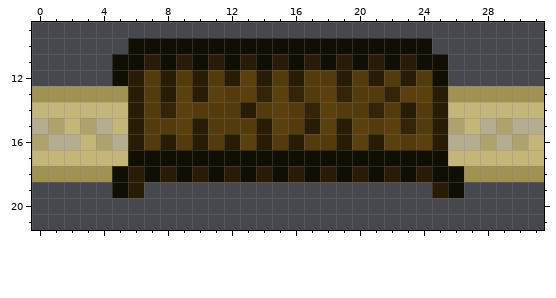
Pixel-art sprite: Assets/Sprites/bridge_horizontal.png. Above, as it was before the edit.
The file is 32x32 pixels. Shown: x 0..31, y 9..21.
New version:
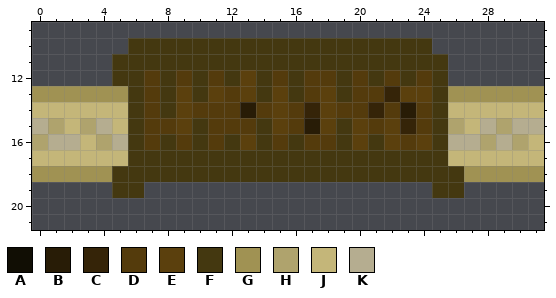
Palette (. is transparent): A #110e04  B #281c06  C #352408  D #543b0c  E #5b400d  F #443810  G #a09253  H #afa36d  J #c4b679  K #b5ad90
The exact change:
y 10: x 6..24 AAAAAAAAAAAAAAAAAAA -> FFFFFFFFFFFFFFFFFFF
y 11: x 5..25 AABABABABABABABABABAA -> FFFFFFFFFFFFFFFFFFFFF
y 12: x 5..6 AB -> FF; x 8 B -> F; x 10 B -> F; x 12 B -> F; x 14 B -> F; x 16 B -> F; x 19 B -> F; x 21 B -> F; x 23 B -> F; x 25 A -> F
y 13: x 6 B -> F; x 8 B -> F; x 10 B -> F; x 14 C -> F; x 16 C -> F; x 19 C -> F; x 25 B -> F
y 14: x 6 B -> F; x 8 C -> F; x 25 B -> F
y 15: x 6 B -> F; x 10 B -> F; x 14 B -> F; x 19 B -> F; x 25 B -> F
y 16: x 6 B -> F; x 8 B -> F; x 10 B -> F; x 12 B -> F; x 14 B -> F; x 16 B -> F; x 19 B -> F; x 21 B -> F; x 25 B -> F
y 17: x 6..25 AAAAAAAAAAAAAAAAAAAA -> FFFFFFFFFFFFFFFFFFFF
y 18: x 5..26 ABABABABABABABABABABAA -> FFFFFFFFFFFFFFFFFFFFFF
y 19: x 5..6 AB -> FF; x 25..26 BA -> FF
Changed places in both pictures, as pixel boxes (x1, y1, x2, y2):
changed: (112, 38, 464, 198)
